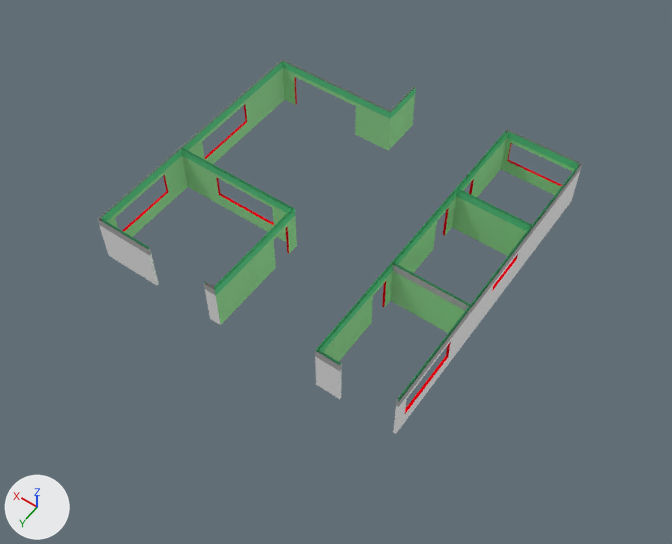
The Blender file GameClub.blend as it was, and as the next commit left it.
Both versions are drawn from a 50 mm camera at (-7.36, 12.81, 18.73) aimed at (0.94, 1.18, 0.46). The lights are fixed; the arrows at lower left show +X, +Y and +Z.

In view in the first picture: 'GameClubWalls.002'.
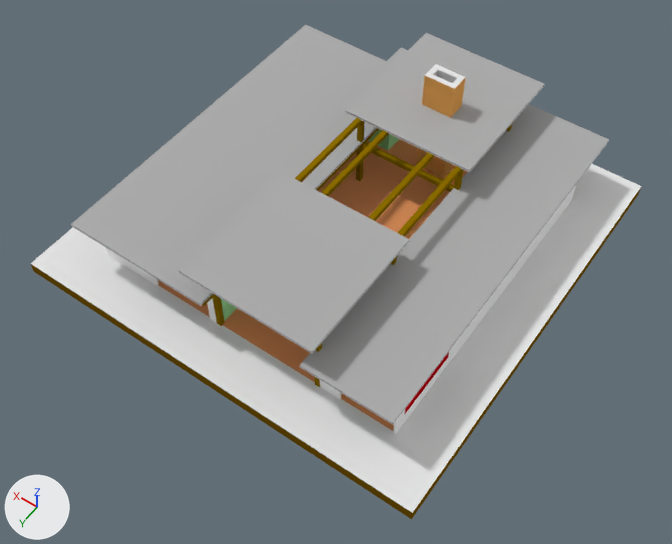
The change, as a diff of the scene's bpy script:
```diff
--- a/GameClub.blend.py
+++ b/GameClub.blend.py
@@ ob_gameclubfloor @@
 ob_gameclubfloor.location = (0.0, 0.0, 0.0)
-ob_gameclubfloor.hide_viewport = True
@@ ob_gameclubcolumns @@
 ob_gameclubcolumns.location = (0.0, 0.0, 0.0)
-ob_gameclubcolumns.hide_viewport = True
@@ ob_gameclubchimeny @@
 ob_gameclubchimeny.location = (0.0, 0.0, 0.0)
-ob_gameclubchimeny.hide_viewport = True
@@ ob_gameclubroof @@
 ob_gameclubroof.location = (0.0, 0.0, 0.0)
-ob_gameclubroof.hide_viewport = True
```

Boxes [x1, y1, x2, y2] around the edits, measured in the pictures (672 x 544 px):
'GameClubRoof', shown
    after: [71, 25, 609, 425]
'GameClubFloor', shown
    after: [30, 139, 641, 519]
'GameClubColumns', shown (yellow)
    after: [202, 118, 513, 387]
'GameClubChimeny', shown (brown)
    after: [416, 64, 466, 180]
'GameClubWalls.002', unchanged, covered by the edit
    before: [97, 59, 583, 434]
    after: [106, 129, 576, 434]
